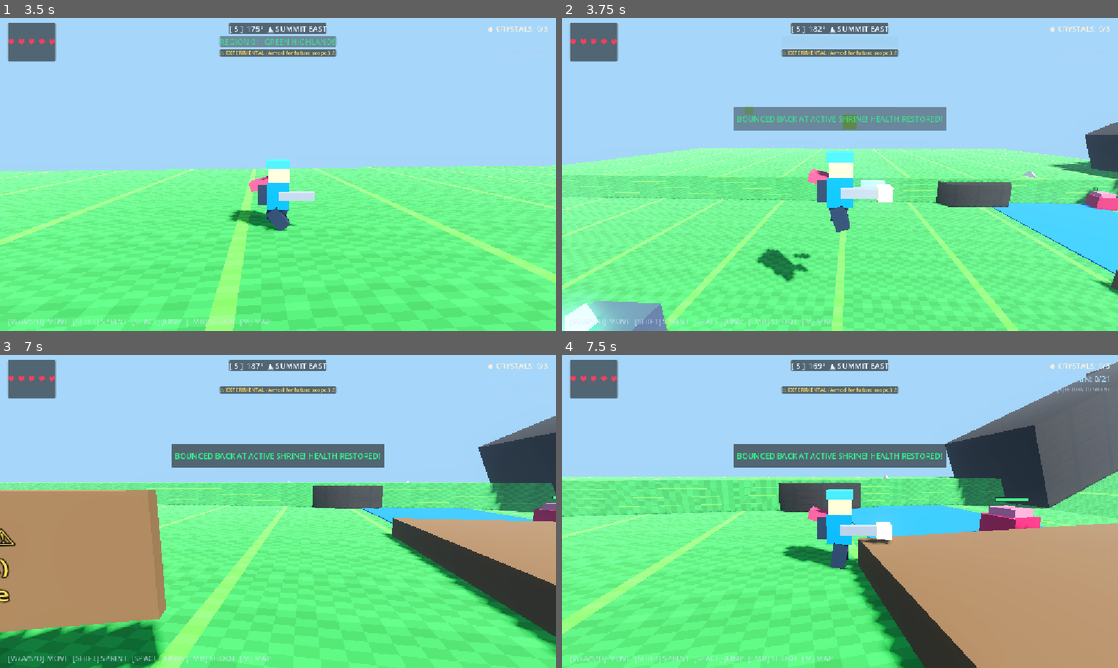
Above: before the commit, frames 1-4 (two rows, left to right).
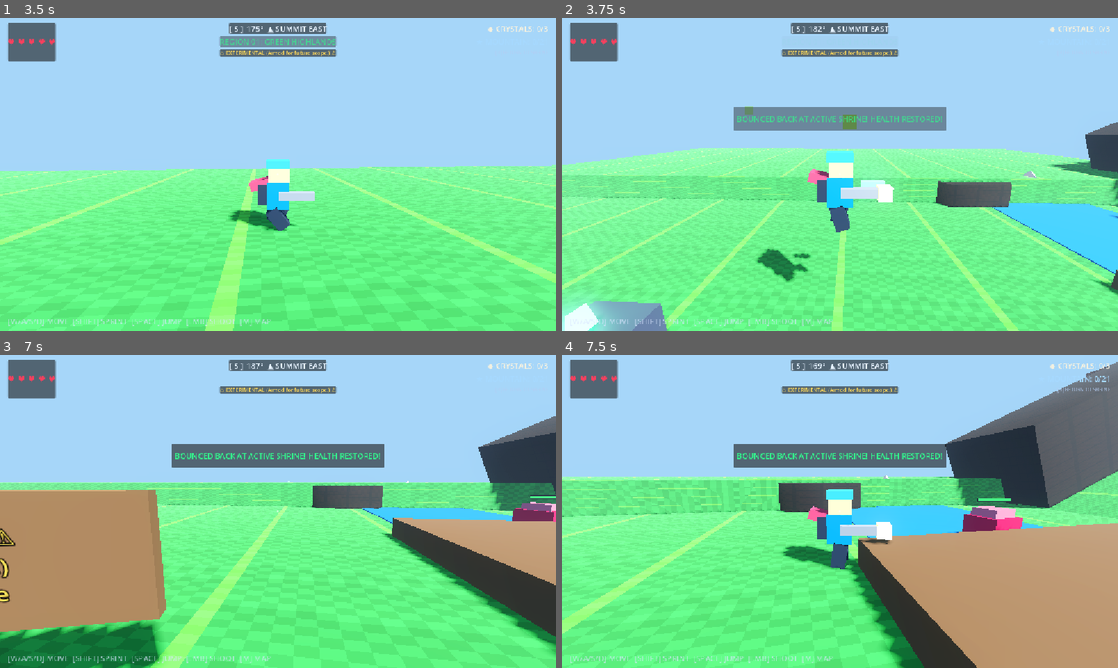
Above: after the commit, the same moments.

Repository: SpanzZzy/Kiozii-Adventure-Game
Game: Godot game, scene res://scenes/ui/main_menu.tscn
Same seed, same stepped clock (60 frames per second), same inputs: the game is played once before the commit and once after it.
Inputs (mouse positions are in pixels of both pictures, inside the frame that each line leads up to):
- Up to frame 1 (3.5 s): click "🏔 EXPLORE 3D OPEN WORLD [EXPE…" at 0.5 s; tap Enter at 1.25 s; move the mouse to (305, 174) at 1.27 s; hold J (shoot) 1.28-2.03 s; hold W (move_forward) from 1.28 s (still down); click (305, 174) at 1.42 s; tap Space (jump) at 1.52, 2.27 s; move the mouse to (250, 174) at 2.02 s; tap Shift (sprint) at 2.1 s; move the mouse to (289, 168) at 2.77 s; hold C (toggle_camera) from 2.78 s (still down)
- Up to frame 2 (3.75 s): keep holding W (move_forward); move the mouse to (834, 180) at 3.52 s; release C (toggle_camera) at 3.53 s; tap R at 3.6 s; click (834, 180) at 3.67 s
- Up to frame 3 (7 s): tap Space (jump) at 3.77, 4.52, 5.27, 6.77 s; move the mouse to (316, 514) at 4.27 s; hold J (shoot) 4.28-5.03 s; move the mouse to (233, 508) at 5.02 s; tap Shift (sprint) at 5.1 s; move the mouse to (283, 511) at 5.77 s; hold C (toggle_camera) 5.78-6.53 s; click (283, 511) at 5.92 s; move the mouse to (255, 505) at 6.52 s; release W (move_forward) at 6.53 s; hold Right (move_right) from 6.53 s (still down); tap R at 6.6 s
- Up to frame 4 (7.5 s): move the mouse to (867, 511) at 7.27 s; release Right (move_right) at 7.28 s; hold W (move_forward) from 7.28 s (still down); hold J (shoot) from 7.28 s (still down)

Frame 1 is identical in both runs. In frame 2, 0.4% of the frame differs, in the area x 92-100%, y 53-64%; in frame 3, 0.3%; in frame 4, 0.8%, in the area x 70-87%, y 45-57%.

Commit message:
fix: resolve Level 1 enemy stuck in block, add wall bounce AI, and guard victory portal callbacks

Diff:
--- a/kiozii/scenes/levels/summit_01.tscn
+++ b/kiozii/scenes/levels/summit_01.tscn
@@ -453,28 +453,28 @@
 [node name="Enemies" type="Node3D" parent="."]
 
 [node name="Enemy_0" parent="Enemies" instance=ExtResource("6_scout")]
-transform = Transform3D(1, 0, 0, 0, 1, 0, 0, 0, 1, 27, 3, 0)
-min_x = 23.0
-max_x = 36.0
+transform = Transform3D(1, 0, 0, 0, 1, 0, 0, 0, 1, 26.5, 4.2, 0)
+min_x = 24.8
+max_x = 28.2
 speed = 3.4
 max_health = 2
 
 [node name="Enemy_1" parent="Enemies" instance=ExtResource("6_scout")]
-transform = Transform3D(1, 0, 0, 0, 1, 0, 0, 0, 1, 41, 6, 0)
+transform = Transform3D(1, 0, 0, 0, 1, 0, 0, 0, 1, 41, 6.2, 0)
 min_x = 36.0
 max_x = 48.0
 speed = 3.8
 max_health = 2
 
 [node name="Enemy_2" parent="Enemies" instance=ExtResource("6_scout")]
-transform = Transform3D(1, 0, 0, 0, 1, 0, 0, 0, 1, 73, 8, 0)
+transform = Transform3D(1, 0, 0, 0, 1, 0, 0, 0, 1, 73, 8.2, 0)
 min_x = 69.0
 max_x = 80.0
 speed = 4.0
 max_health = 2
 
 [node name="Enemy_3" parent="Enemies" instance=ExtResource("6_scout")]
-transform = Transform3D(1, 0, 0, 0, 1, 0, 0, 0, 1, 91, 12, 0)
+transform = Transform3D(1, 0, 0, 0, 1, 0, 0, 0, 1, 91, 12.2, 0)
 min_x = 86.0
 max_x = 96.0
 speed = 4.2
--- a/kiozii/scripts/enemy_scout_3d.gd
+++ b/kiozii/scripts/enemy_scout_3d.gd
@@ -55,6 +55,13 @@
 
 	move_and_slide()
 
+	# reverse 2d patrol direction if colliding with a wall or obstacle
+	if not is_open_world and is_on_wall():
+		if dir > 0.0:
+			dir = -1.0
+		elif dir < 0.0:
+			dir = 1.0
+
 	if hit_flash > 0.0:
 		hit_flash -= delta
 		visual_root.scale = Vector3(1.15, 1.15, 1.15)
@@ -93,6 +100,9 @@
 
 	# patrol wander when player not in detection range
 	wander_timer -= delta
+	if is_on_wall():
+		wander_timer = 0.0
+
 	if wander_timer <= 0.0:
 		wander_timer = randf_range(2.0, 4.5)
 		var angle = randf() * TAU
@@ -113,6 +123,13 @@
 func process_2d_ai(_delta: float) -> void:
 	global_position.z = 0.0
 	velocity.z = 0.0
+
+	# turn around if hitting obstacle or wall
+	if is_on_wall():
+		if dir > 0.0:
+			dir = -1.0
+		elif dir < 0.0:
+			dir = 1.0
 
 	if global_position.x <= min_x:
 		global_position.x = min_x
--- a/kiozii/scripts/open_world_mountain.gd
+++ b/kiozii/scripts/open_world_mountain.gd
@@ -181,7 +181,9 @@
 		hud.show_toast("BOUNCED BACK AT ACTIVE SHRINE! HEALTH RESTORED!", Color(0.2, 0.95, 0.55, 1.0))
 
 func _on_victory_portal_entered(body: Node3D) -> void:
-	if is_victory_triggered:
+	if not is_inside_tree() or is_victory_triggered:
+		return
+	if not is_instance_valid(body) or not body.is_inside_tree():
 		return
 	if not is_boss_defeated:
 		if hud and hud.has_method("show_toast"):
@@ -189,7 +191,7 @@
 		return
 	if body.is_in_group("player"):
 		is_victory_triggered = true
-		if victory_portal:
+		if victory_portal and is_instance_valid(victory_portal) and victory_portal.is_inside_tree():
 			victory_portal.set_deferred("monitoring", false)
 		if AudioManager:
 			AudioManager.play_victory()
--- a/kiozii/scripts/summit_portal_3d.gd
+++ b/kiozii/scripts/summit_portal_3d.gd
@@ -11,33 +11,46 @@
 	GameManager.connect("portal_unlocked", Callable(self, "_on_portal_unlocked"))
 	update_state(GameManager.portal_is_open)
 
-func _process(delta: float) -> void:
-	if is_unlocked:
+func _process(_delta: float) -> void:
+	if not is_inside_tree():
+		return
+	if is_unlocked and core_mesh and is_instance_valid(core_mesh):
 		core_mesh.rotation.y = sin(Time.get_ticks_msec() * 0.005) * 0.25
 
 func update_state(open: bool) -> void:
 	is_unlocked = open
+	if not is_inside_tree():
+		return
 	if is_unlocked:
 		var mat = StandardMaterial3D.new()
 		mat.albedo_color = Color(0.06, 0.72, 0.5, 0.85)
 		mat.emission_enabled = true
 		mat.emission = Color(0.06, 0.72, 0.5, 1.0)
 		mat.emission_energy_multiplier = 2.0
-		core_mesh.material = mat
-		status_label.text = "SUMMIT PORTAL OPEN!"
-		status_label.modulate = Color(0.2, 1.0, 0.5, 1.0)
+		if core_mesh and is_instance_valid(core_mesh):
+			core_mesh.material = mat
+		if status_label and is_instance_valid(status_label):
+			status_label.text = "SUMMIT PORTAL OPEN!"
+			status_label.modulate = Color(0.2, 1.0, 0.5, 1.0)
 	else:
 		var mat = StandardMaterial3D.new()
 		mat.albedo_color = Color(0.28, 0.33, 0.41, 0.7)
-		core_mesh.material = mat
-		status_label.text = "PORTAL SEALED"
-		status_label.modulate = Color(0.7, 0.7, 0.8, 0.8)
+		if core_mesh and is_instance_valid(core_mesh):
+			core_mesh.material = mat
+		if status_label and is_instance_valid(status_label):
+			status_label.text = "PORTAL SEALED"
+			status_label.modulate = Color(0.7, 0.7, 0.8, 0.8)
 
 func _on_portal_unlocked() -> void:
 	update_state(true)
 
 func _on_body_entered(body: Node3D) -> void:
-	if is_portal_entered:
+	if not is_inside_tree() or is_portal_entered:
+		return
+	if not is_instance_valid(body) or not body.is_inside_tree():
+		return
+	# in open world mode, open_world_mountain.gd handles victory screen transition
+	if get_parent() and get_parent().name == "OpenWorldMountain":
 		return
 	if body.is_in_group("player") and is_unlocked:
 		is_portal_entered = true
